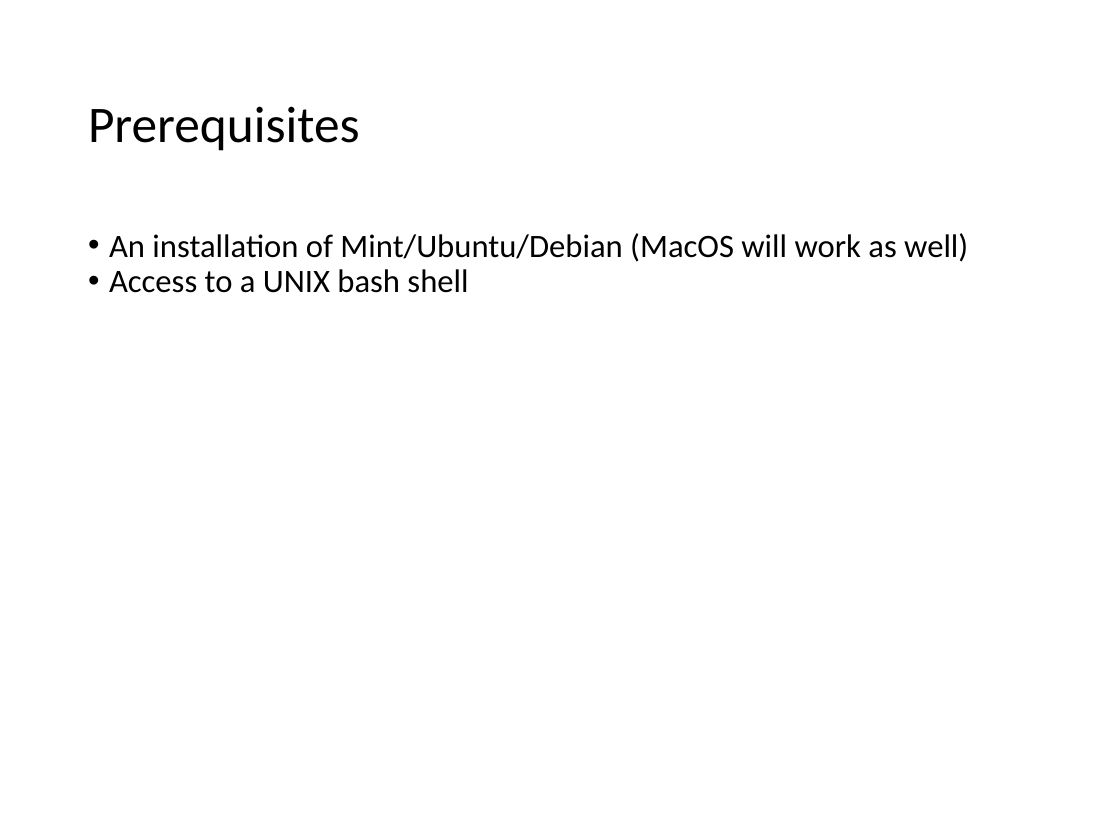
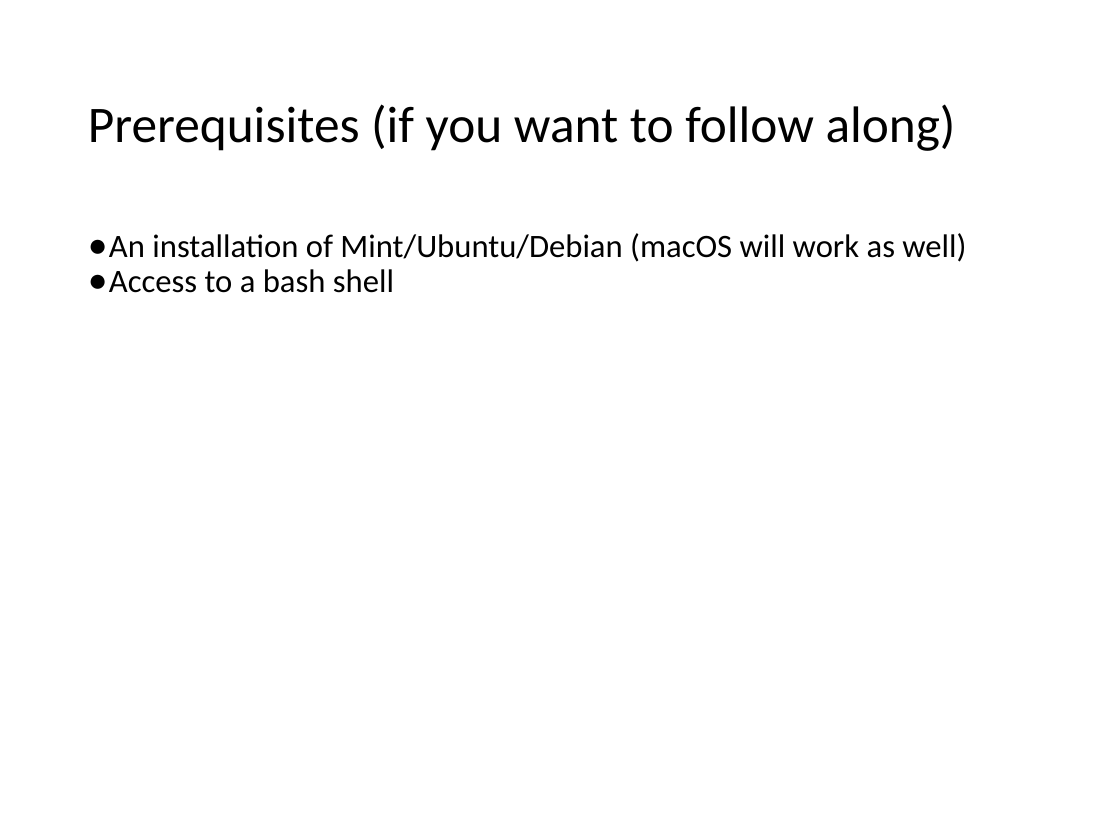
Before and after one commit to cmrsol/demo, a slide deck: slide 3 of linux-intro/shell_101.pptx. Drawn at 1120x840 pixels with LibreOffice and Linux fonts; fonts in the diff are those of the drawing. Boxes give left, top, right and bottom in pixels: in the first picture for what was removed or moved away, otherwise in the second. Text is boxed around its words. In the diff, an @@ line names an element or a change of style, - is before the commit and + after.

```diff
--- a/linux-intro/shell_101.pptx
+++ b/linux-intro/shell_101.pptx
@@ text at <box>88,104,956,151</box>: text changed @@
-Prerequisites
+Prerequisites (if you want to follow along)
@@ text at <box>109,233,966,293</box>: text changed @@
-• An installation of Mint/Ubuntu/Debian (MacOS will work as well)
-• Access to a UNIX bash shell
+● An installation of Mint/Ubuntu/Debian (macOS will work as well)
+● Access to a bash shell
```
Also in this commit, not shown: 18 other slides changed, 11 slides added, 7 slides removed, 4 other files.
